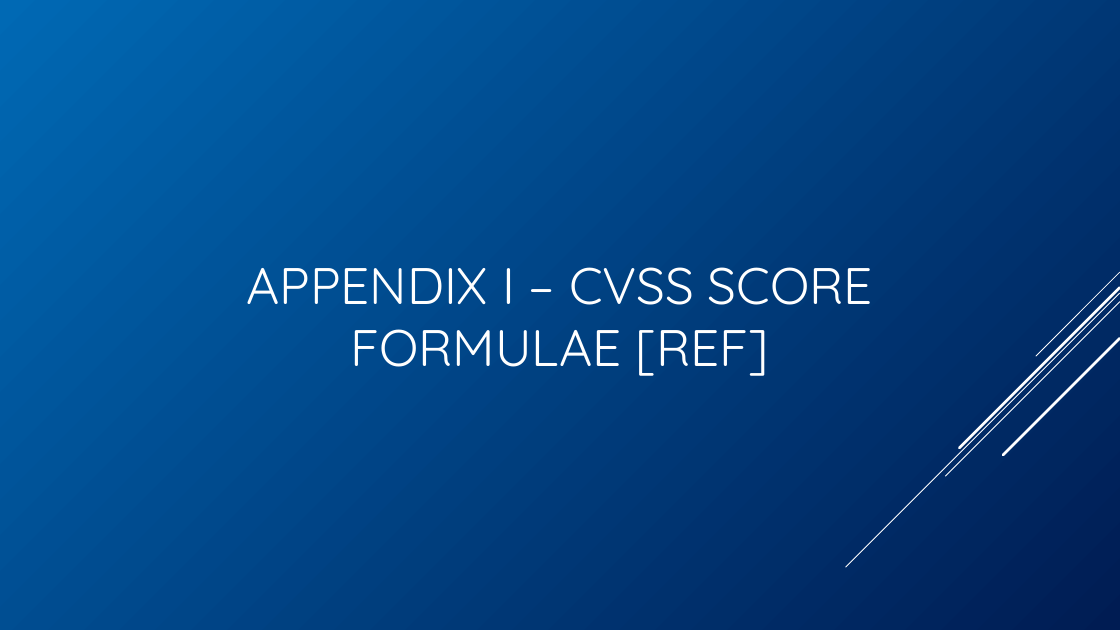
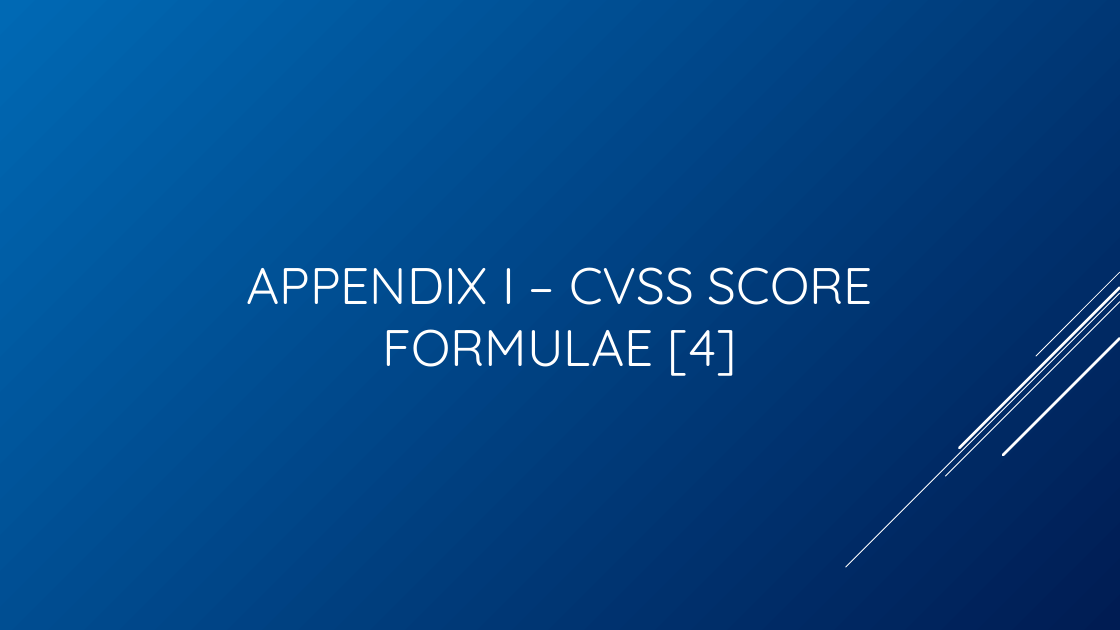
Before and after one commit to BenChurch/Winter2017, a slide deck: slide 34 of CISC848/BackgroundPentation/ChurchCISC848Background.pptx (slide 33 before the commit). Drawn at 1120x630 pixels with LibreOffice and Linux fonts; fonts in the diff are those of the drawing. Boxes give left, top, right and bottom in pixels: in the first picture for what was removed or moved away, otherwise in the second. Text is boxed around its words. In the diff, an @@ line names an element or a change of style, - is before the commit and + after.

```diff
--- a/CISC848/BackgroundPentation/ChurchCISC848Background.pptx
+++ b/CISC848/BackgroundPentation/ChurchCISC848Background.pptx
@@ text at <box>246,267,873,376</box>: text changed @@
-APPENDIX I – CVSS SCORE FORMULAE [REF]
+APPENDIX I – CVSS SCORE FORMULAE [4]
```
Also in this commit, not shown: 15 other slides changed, 1 slide added.
